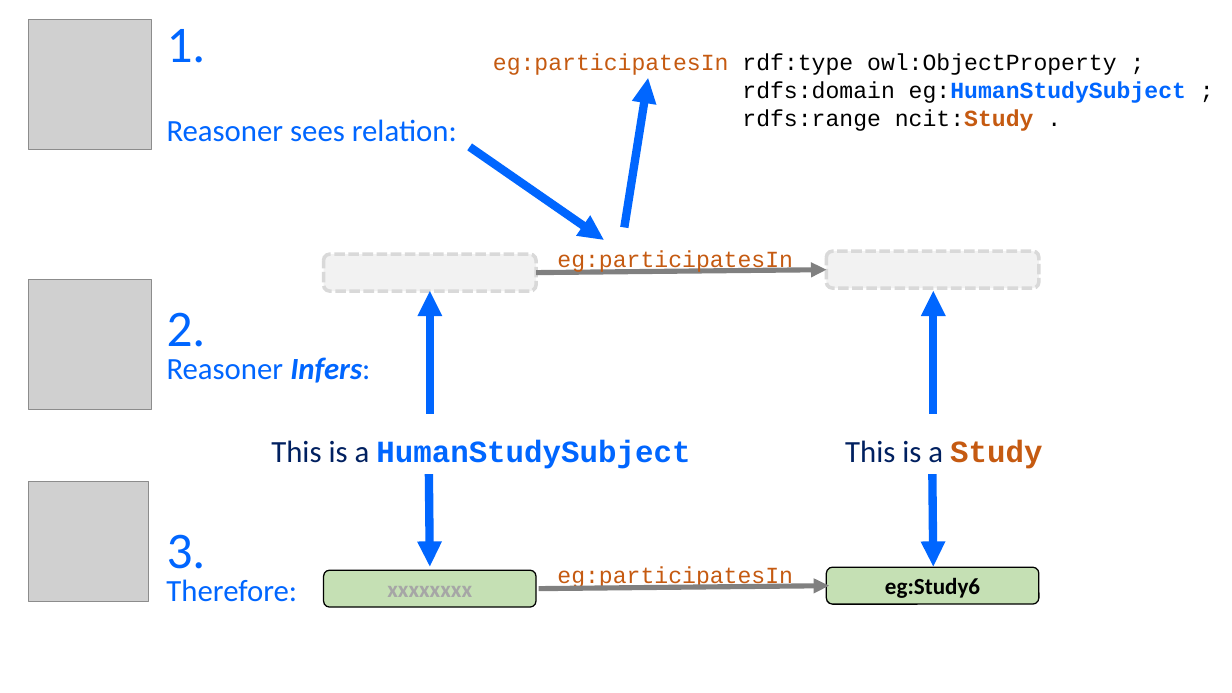
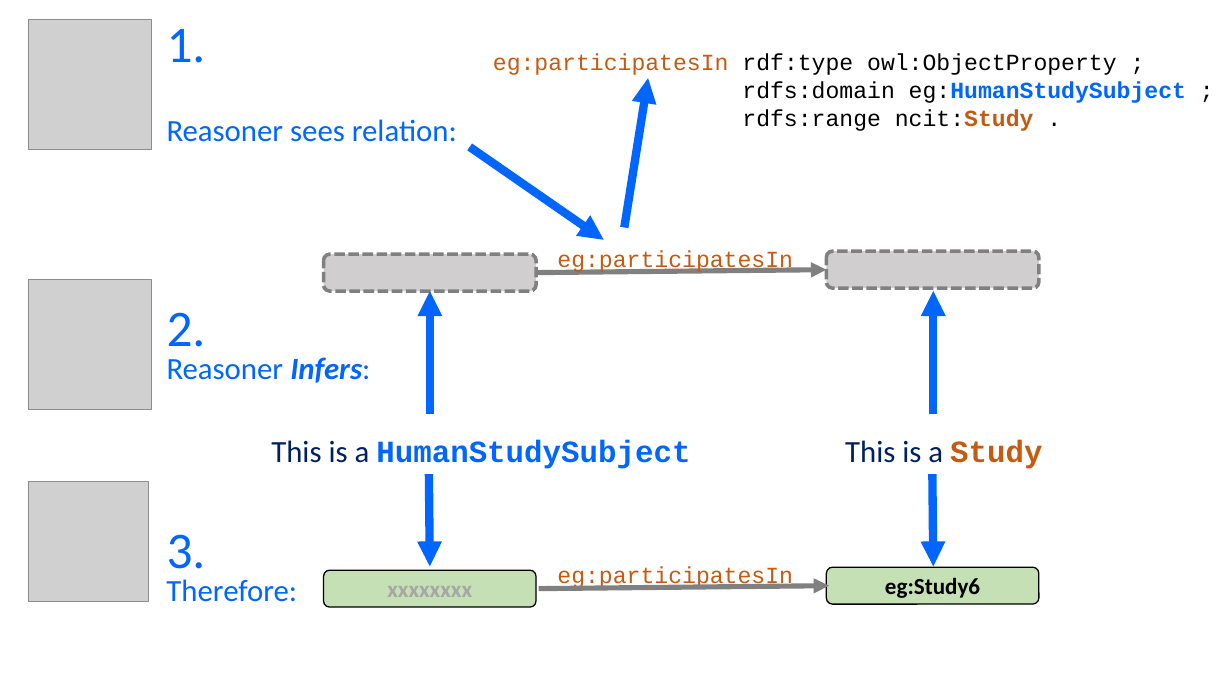
Before and after one commit to phuse-org/LinkedDataWorkshop, a slide deck: slide 3 of CSS2018/presentation/images/ImagesForPres.pptx. Drawn at 1232x693 pixels with LibreOffice and Linux fonts; fonts in the diff are those of the drawing; grey boxes stand for pictures. Boxes give left, top, right and bottom in pixels: in the first picture for what was removed or moved away, otherwise in the second. Text is boxed around its words. In the diff, an @@ line names an element or a change of style, - is before the commit and + after.

```diff
--- a/CSS2018/presentation/images/ImagesForPres.pptx
+++ b/CSS2018/presentation/images/ImagesForPres.pptx
@@ rounded rectangle at bbox=[323, 254, 536, 291]: fill #F2F2F2 to #D0CECE; outline #D9D9D9 2.75 pt dashed to #808080 2.75 pt dashed @@
@@ rounded rectangle at bbox=[826, 251, 1039, 288]: fill #F2F2F2 to #D0CECE; outline #D9D9D9 2.75 pt dashed to #808080 2.75 pt dashed @@
```
Also in this commit, not shown: 1 other file.
